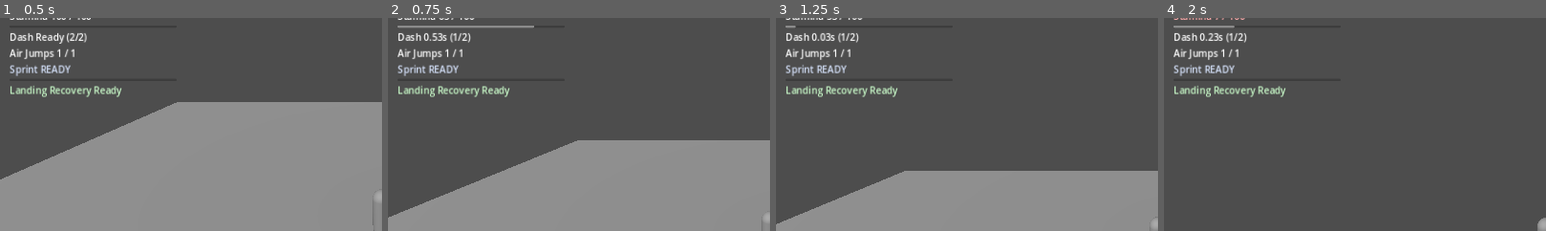
Above: before the commit, frames 1-4 (left to right).
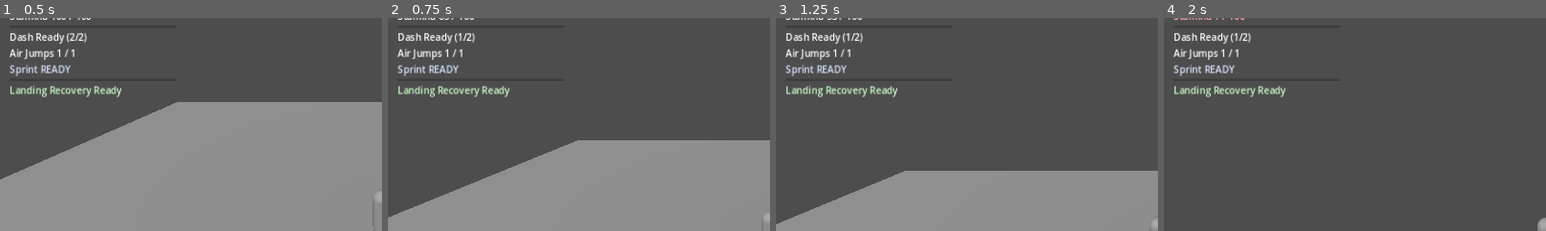
Above: after the commit, the same moments.

Repository: thegoatleroyjenkins/arpg-game
Game: Godot game, scene res://prototype3d/main_3d.tscn
The game is run twice, just before and just after one commit, with the same random seed, the same clock (stepped at 60 frames per second) and the same inputs. This scene is started directly instead of the project's main scene.
Inputs (mouse positions are % of the whole screen's width and height, from its top left):
- Up to frame 1 (0.5 s): no input
- Up to frame 2 (0.75 s): tap Enter (ui_accept) at 0.5 s; move the mouse to (55, 49) at 0.52 s; hold W (move_up) from 0.53 s (still down); tap Q (dash) at 0.6 s
- Up to frame 3 (1.25 s): keep holding W (move_up); tap Space (jump) at 0.77 s
- Up to frame 4 (2 s): keep holding W (move_up); move the mouse to (45, 50) at 1.27 s; click (45, 50) at 1.35 s; tap Space (jump) at 1.52 s; tap Q (dash) at 1.55 s
The pictures show only the part of the screen within x 0-50%, y 4-54%; the shares and areas given below are measured in that part.

Frame 1 is identical in both runs. In frame 2, 0.6% of the frame differs, in the area x 2-39%, y 3-13%; in frame 3, 0.3%; in frame 4, 0.5%.

Commit message:
Add data-driven dash charge cooldown bypass toggle

Diff:
--- a/prototype3d/default_player_tuning_3d.tres
+++ b/prototype3d/default_player_tuning_3d.tres
@@ -37,6 +37,7 @@
 dash_max_charges = 2
 dash_charge_recovery_time = 1.25
 dash_input_buffer_time = 0.15
+dash_allow_charge_bypass_cooldown = true
 dash_steer_control = 0.35
 dash_steer_responsiveness = 14.0
 camera_smooth = 8.0
--- a/prototype3d/player_3d.gd
+++ b/prototype3d/player_3d.gd
@@ -332,7 +332,11 @@
 	return landing_recovery_left <= cancel_window
 
 func _can_start_dash() -> bool:
-	return dash_time_left <= 0.0 and dash_cooldown_left <= 0.0 and dash_charges > 0
+	if dash_time_left > 0.0 or dash_charges <= 0:
+		return false
+	if tuning.dash_allow_charge_bypass_cooldown:
+		return true
+	return dash_cooldown_left <= 0.0
 
 func _dash_ready_within(window: float) -> bool:
 	if window <= 0.0:
@@ -342,11 +346,15 @@
 
 func _next_dash_ready_remaining() -> float:
 	if dash_charges > 0:
+		if tuning.dash_allow_charge_bypass_cooldown:
+			return 0.0
 		return dash_cooldown_left
 	return max(dash_cooldown_left, dash_charge_recharge_left)
 
 func _next_dash_ready_max() -> float:
 	if dash_charges > 0:
+		if tuning.dash_allow_charge_bypass_cooldown:
+			return max(0.01, tuning.dash_charge_recovery_time)
 		return max(0.01, tuning.dash_cooldown)
 	return max(0.01, max(tuning.dash_cooldown, tuning.dash_charge_recovery_time))
 
--- a/prototype3d/player_tuning_3d.gd
+++ b/prototype3d/player_tuning_3d.gd
@@ -57,6 +57,7 @@
 @export var dash_max_charges: int = 1
 @export var dash_charge_recovery_time: float = 1.25
 @export var dash_input_buffer_time: float = 0.15
+@export var dash_allow_charge_bypass_cooldown: bool = true
 @export_range(0.0, 1.0, 0.01) var dash_steer_control: float = 0.35
 @export var dash_steer_responsiveness: float = 14.0
 
Not shown, changed: README.md
